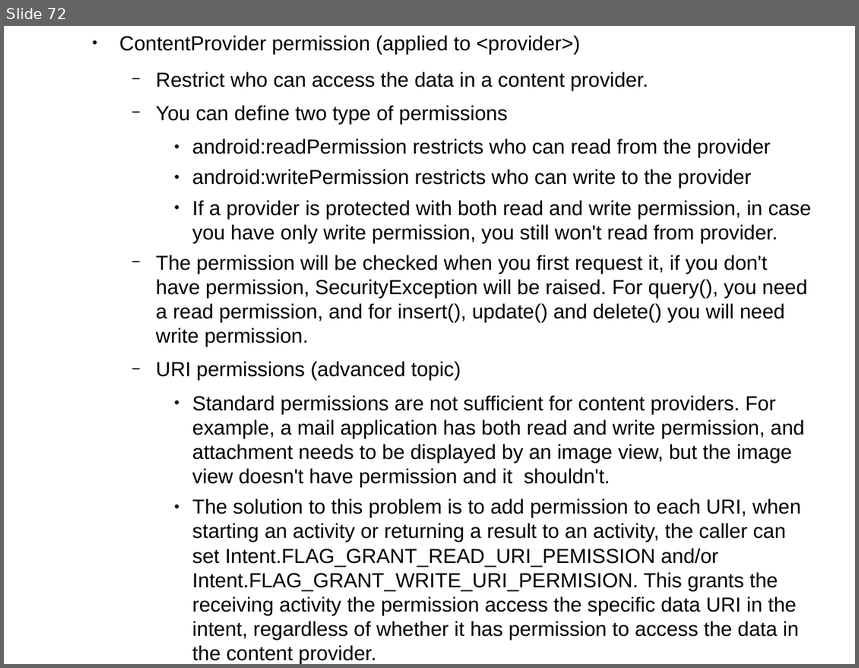
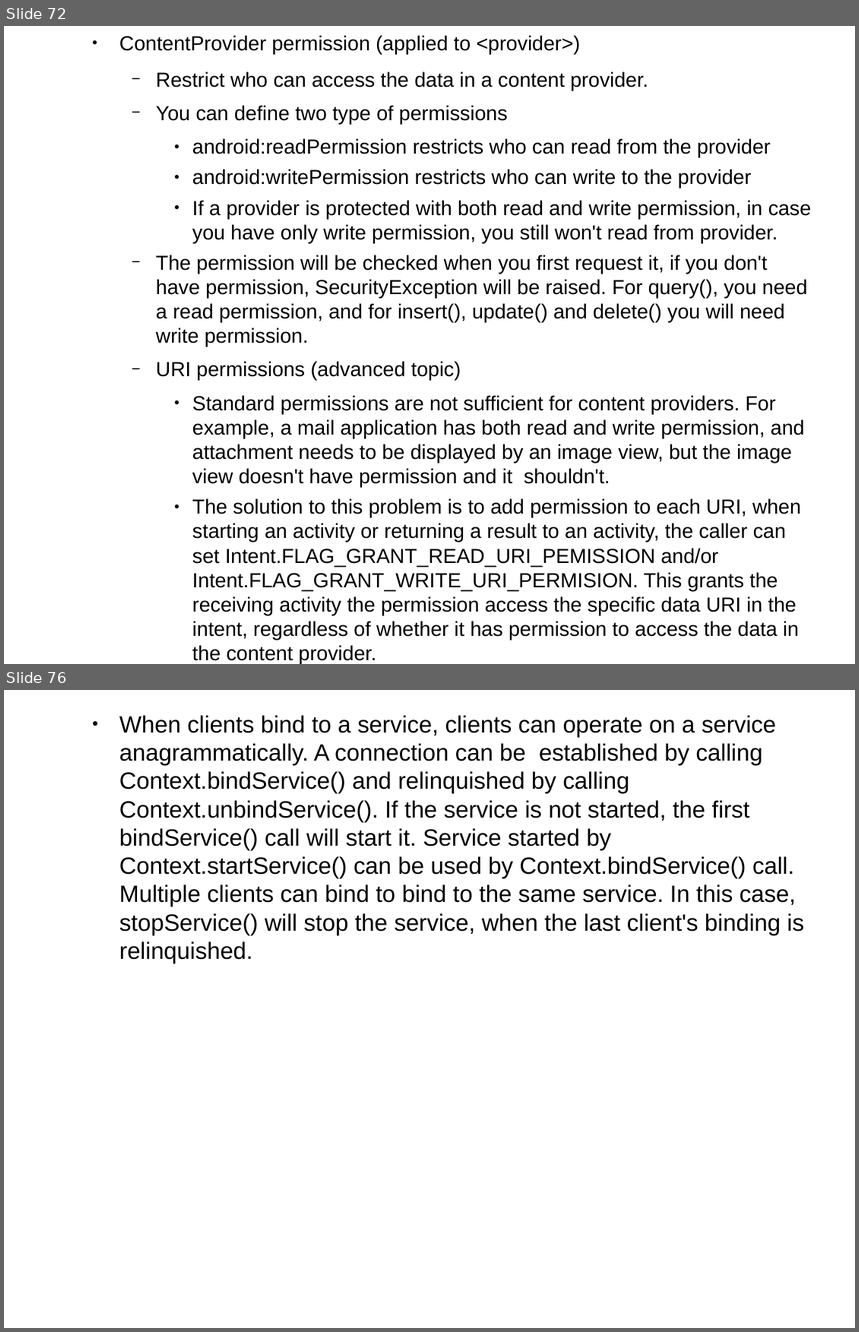
Before and after one commit to thegreatdao/testa, a slide deck: assets/android2.odp. Shown one above the other, each under a label of ours: slide 72 before the commit, slides 72 and 76 after it; the slides between them are not shown. The pictures are 859x668 and 859x1332 pixels, drawn with LibreOffice and Linux fonts; fonts in the diff are those of the drawing. Boxes give left, top, right and bottom in pixels: in the first picture for what was removed or moved away, otherwise in the second. Text is boxed around its words. In the diff, an @@ line names an element or a change of style, - is before the commit and + after.

```diff
--- a/assets/android2.odp
+++ b/assets/android2.odp
@@ slide 76 added at (4, 690, 855, 1328), background #FFFFFF @@
@@ text added at (120, 715, 804, 964), 22 pt, text #000000 @@
+  ● When clients bind to a service, clients can operate on a service anagrammatically. A connection can be established by calling Context.bindService() and relinquished by calling Context.unbindService(). If the service is not started, the first bindService() call will start it. Service started by Context.startService() can be used by Context.bindService() call. Multiple clients can bind to bind to the same service. In this case, stopService() will stop the service, when the last client's binding is relinquished.
```
Also in this commit, not shown: 4 other slides added, 1 slide removed.
